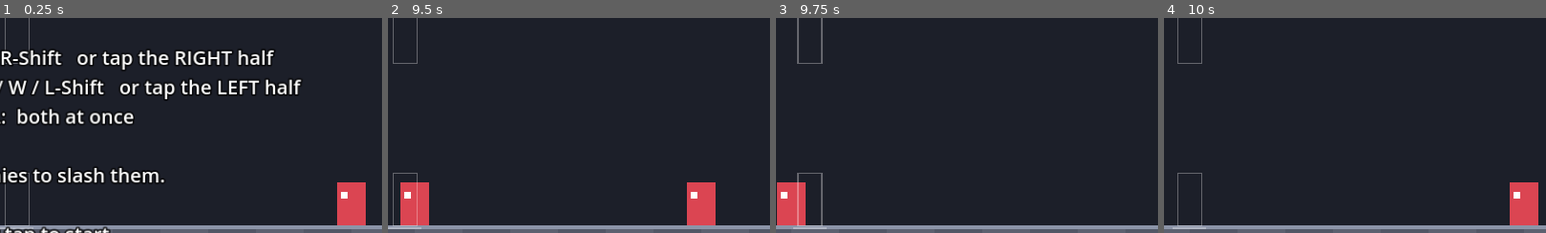
Above: before the commit, frames 1-4 (left to right).
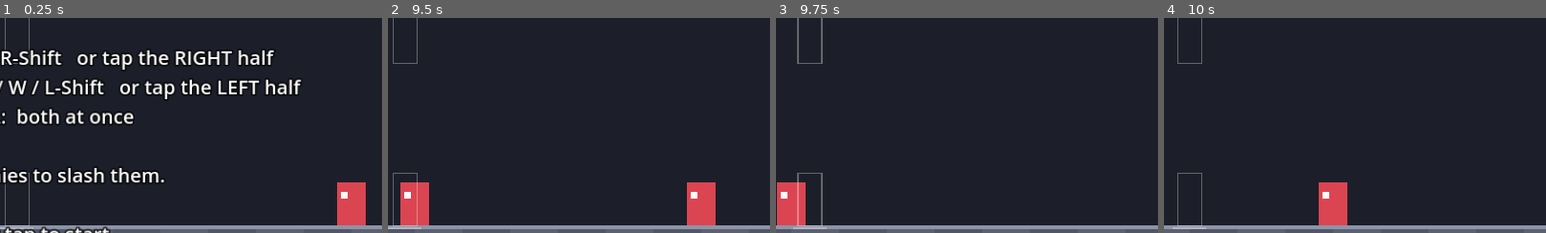
Above: after the commit, the same moments.

Repository: fredsbreads/game-off
Game: Godot game, scene res://scenes/main.tscn
Two runs of this game, one before a commit and one after it. Both use one fixed random seed, a clock stepped at 60 frames per second and the inputs below.
Inputs (mouse positions are % of the whole screen's width and height, from its top left):
- Up to frame 1 (0.25 s): no input
- Up to frame 2 (9.5 s): tap Enter at 0.5, 2.75, 5.75, 6.5, 7.25 s; move the mouse to (72, 45) at 0.52 s; hold K (tp_forward) 0.53-1.28 s; hold J (tp_vertical) 0.53-1.28 s; click (72, 45) at 0.67 s; move the mouse to (30, 55) at 1.27 s; tap J (tp_vertical) every 1.5 s from 1.35 to 8.85 s; move the mouse to (60, 28) at 2.02 s; hold J (tp_vertical) 2.03-2.78 s; hold K (tp_forward) 2.03-3.53 s; move the mouse to (45, 70) at 2.77 s; click (45, 70) at 2.92 s; move the mouse to (80, 65) at 3.52 s; hold J (tp_vertical) 3.53-4.28 s; move the mouse to (20, 35) at 4.27 s; move the mouse to (55, 50) at 5.02 s; hold J (tp_vertical) 5.03-5.78 s; click (55, 50) at 5.17 s; move the mouse to (35, 25) at 5.77 s; hold K (tp_forward) 5.78-8.03 s; move the mouse to (72, 45) at 6.52 s; hold J (tp_vertical) 6.53-7.28 s; move the mouse to (30, 55) at 7.27 s; click (30, 55) at 7.42 s; move the mouse to (60, 28) at 8.02 s; hold J (tp_vertical) 8.03-8.78 s; move the mouse to (45, 70) at 8.77 s
- Up to frame 3 (9.75 s): move the mouse to (80, 65) at 9.52 s; hold K (tp_forward) from 9.53 s (still down); hold J (tp_vertical) from 9.53 s (still down); click (80, 65) at 9.67 s
- Up to frame 4 (10 s): keep holding K (tp_forward); keep holding J (tp_vertical)
The pictures show only the part of the screen within x 48-98%, y 27-77%; the shares and areas given below are measured in that part.

Frames 1-3 are identical in both runs. In frame 4, 3.0% of the frame differs, in the area x 40-98%, y 76-97%.

Commit message:
Switch off off-beat patterns for now; gap between patterns 10 tiles

Diff:
--- a/scripts/level.gd
+++ b/scripts/level.gd
@@ -39,6 +39,8 @@
 func _ready() -> void:
 	_rng.randomize()
 	for p in Patterns.LIST:
+		if not Patterns.INCLUDE_BEATS and Patterns.has_beats(p["steps"]):
+			continue
 		var parsed := Patterns.parse(p["steps"])
 		if not parsed["errors"].is_empty():
 			push_error("pattern %s: %s" % [p["name"], parsed["errors"]])
--- a/scripts/patterns.gd
+++ b/scripts/patterns.gd
@@ -16,6 +16,8 @@
 ##   D+   diagonal beat   other row, run a little, then diagonal (6 + WAIT)
 ##   |    break      same row, BREAK tiles ahead (chain ends on purpose)
 ##
+## Off-beat steps are currently switched off (INCLUDE_BEATS).
+##
 ## Plain steps put the next enemy right under a marker, so the "your move"
 ## pause fires. Beats sit halfway between markers (WAIT = half a forward
 ## teleport), so it's never a near miss.
@@ -26,7 +28,10 @@
 ## proves every enemy in every pattern can be chained.
 
 const WAIT := 3.0       # half a forward teleport
-const BREAK := 14.0     # well past forward reach, so a break is unmistakable
+const BREAK := 10.0     # past forward reach, so a break is unmistakable
+# Off-beat steps (F+, V+, D+) are switched off for now: patterns using them
+# aren't spawned. They may come back later with a visual cue.
+const INCLUDE_BEATS := false
 
 const LIST := [
 	# --- difficulty 1 -----------------------------------------------------
@@ -84,6 +89,11 @@
 	return []
 
 
+## True if the pattern uses an off-beat step (F+, V+, D+).
+static func has_beats(steps: String) -> bool:
+	return steps.contains("+")
+
+
 ## Enemies as Vector2(x relative to the entry, row relative to the entry:
 ## 0 = same row as the entry, 1 = the other row), plus notation errors.
 static func parse(steps: String) -> Dictionary:
